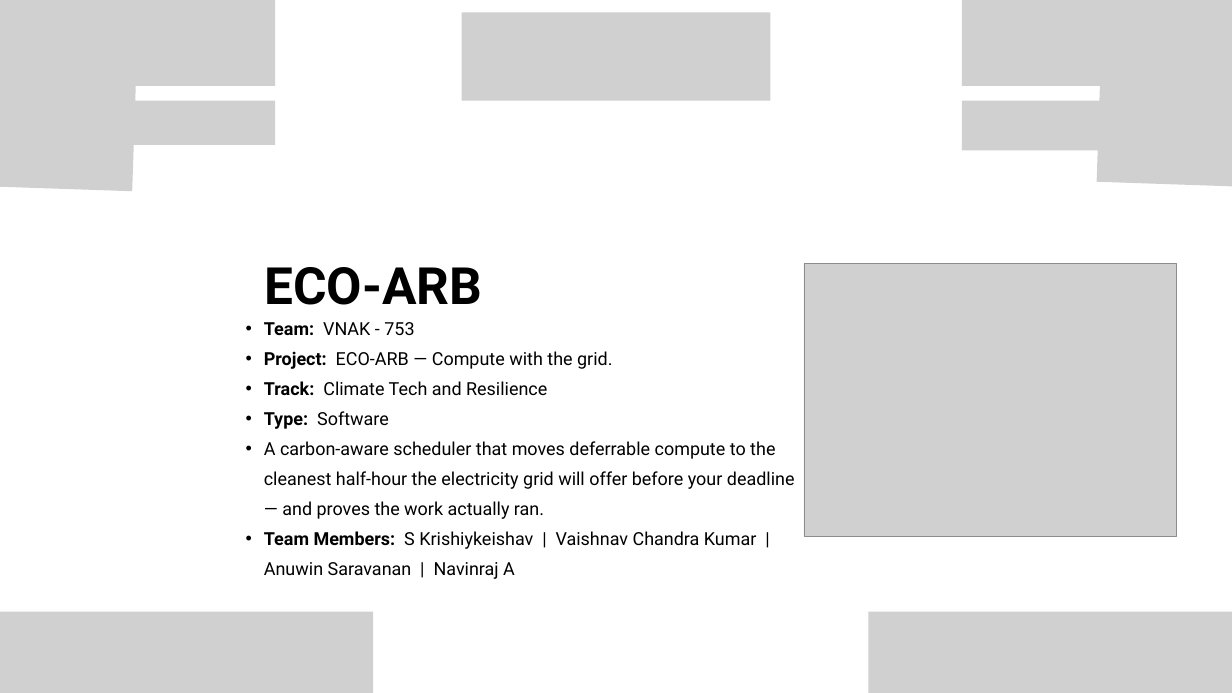
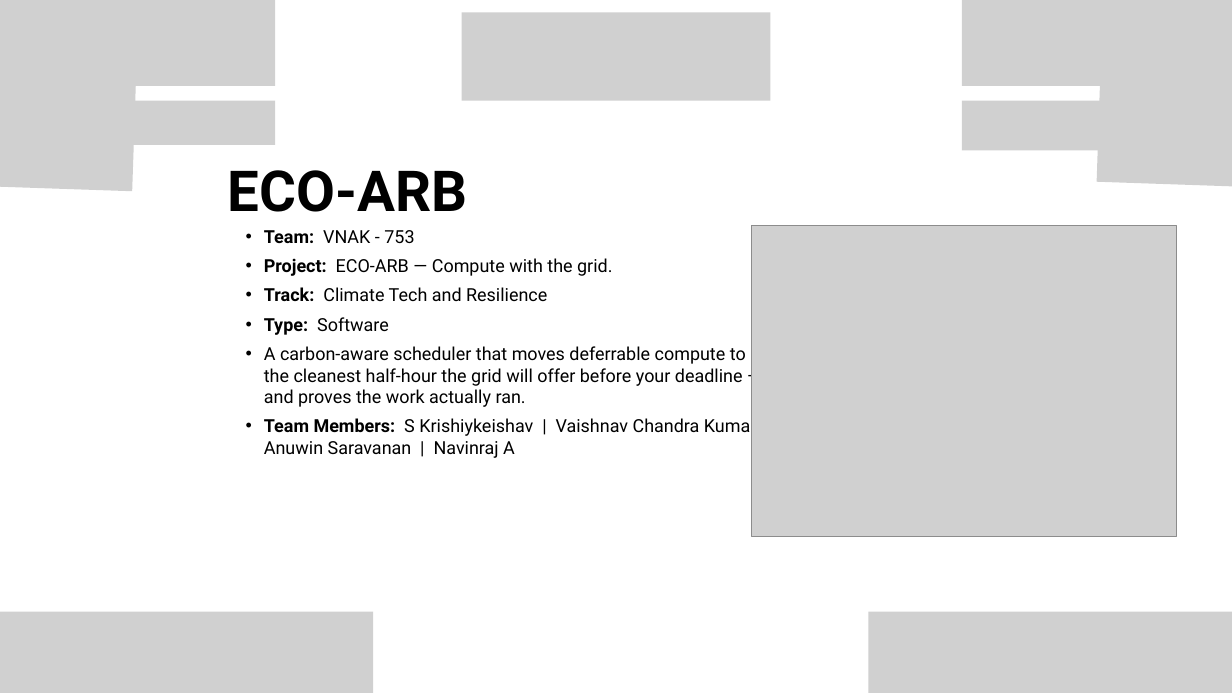
Before and after one commit to hj6403082-glitch/eco-arb, a slide deck: slide 1 of docs/deck/ECO-ARB_VNAK-753_VinHack2026.pptx. Drawn at 1232x693 pixels with LibreOffice and Linux fonts; fonts in the diff are those of the drawing; grey boxes stand for pictures. Boxes give left, top, right and bottom in pixels: in the first picture for what was removed or moved away, otherwise in the second. Text is boxed around its words. In the diff, an @@ line names an element or a change of style, - is before the commit and + after.

```diff
--- a/docs/deck/ECO-ARB_VNAK-753_VinHack2026.pptx
+++ b/docs/deck/ECO-ARB_VNAK-753_VinHack2026.pptx
@@ text "ECO-ARB": place and size @@
-text "ECO-ARB" at [264, 267, 482, 305]
+text "ECO-ARB" at [228, 170, 468, 212]
@@ text "ECO-ARB" at [228, 170, 468, 212]: size 60 to 66 pt; alignment centre to left @@
@@ text "Team: VNAK - 753": place and size @@
-text "Team: VNAK - 753" at [264, 322, 795, 579]
+text "Team: VNAK - 753" at [264, 230, 757, 458]
@@ text at [264, 230, 757, 458]: line spacing 35pt to 1; more space between paragraphs @@
@@ picture: place and size @@
-picture at [804, 264, 1177, 536]
+picture at [752, 225, 1177, 536]
@@ text at [264, 346, 746, 407]: text changed @@
-  • A carbon-aware scheduler that moves deferrable compute to the cleanest half-hour the electricity grid will offer before your deadline — and proves the work actually ran.
+  • A carbon-aware scheduler that moves deferrable compute to the cleanest half-hour the grid will offer before your deadline — and proves the work actually ran.
```
Also in this commit, not shown: 5 other slides changed.
